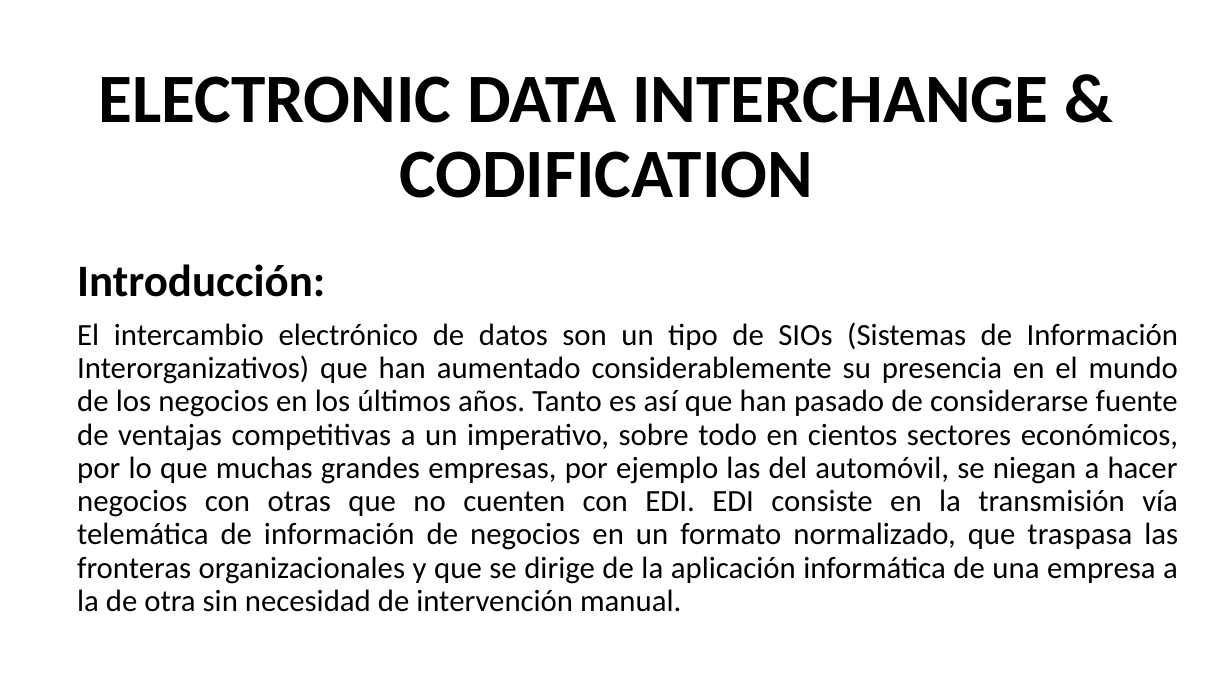
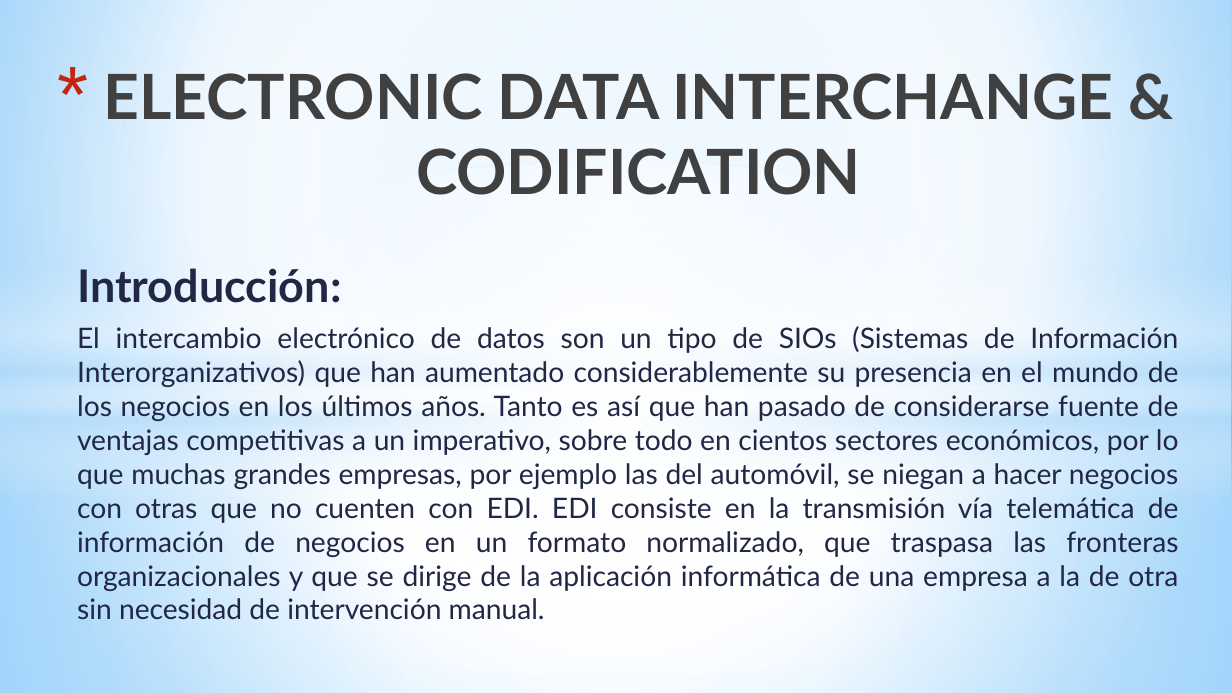
Before and after one commit to Mijaco/personal-files, a slide deck: slide 1 of INTERCAMBIO ELECTRONICO DE DATOS.pptx. Drawn at 1232x693 pixels with LibreOffice and Linux fonts; fonts in the diff are those of the drawing. Boxes give left, top, right and bottom in pixels: in the first picture for what was removed or moved away, otherwise in the second. Text is boxed around its words. In the diff, an @@ line names an element or a change of style, - is before the commit and + after.

```diff
--- a/INTERCAMBIO ELECTRONICO DE DATOS.pptx
+++ b/INTERCAMBIO ELECTRONICO DE DATOS.pptx
@@ background #FFFFFF to gradient #9ED5FF to #FFFFFF to #5BB9FF @@
@@ rectangle added at [0, 0, 1232, 391], fill gradient #FFFFFF to #B4DCFA @@
@@ title "ELECTRONIC DATA INTERCHANGE & CODIFICATION" at [103, 73, 1113, 195]: size 54 to 48.6 pt, font Calibri to Lato, text colour #000000 to gradient #000000 to #404040 to #212745; bullet none to *; line spacing 0.9 to 1; vertical alignment bottom to top @@
@@ ellipse added at [0, 162, 1232, 677], fill gradient #FFFFFF @@
@@ rectangle added at [0, 268, 1232, 499], fill gradient #FFFFFF to #B4DCFA @@
@@ subtitle "Introducción:" at [77, 268, 1179, 620]: font Calibri to Lato, text colour #000000 to #212745, size 24 to 22 pt; line spacing 0.9 to 1; less space between paragraphs @@
@@ rectangle added at [0, 391, 1232, 693], fill gradient #FFFFFF to #B4DCFA @@
```
Also in this commit, not shown: 7 other slides changed, 3 slides added, 3 slides removed.
